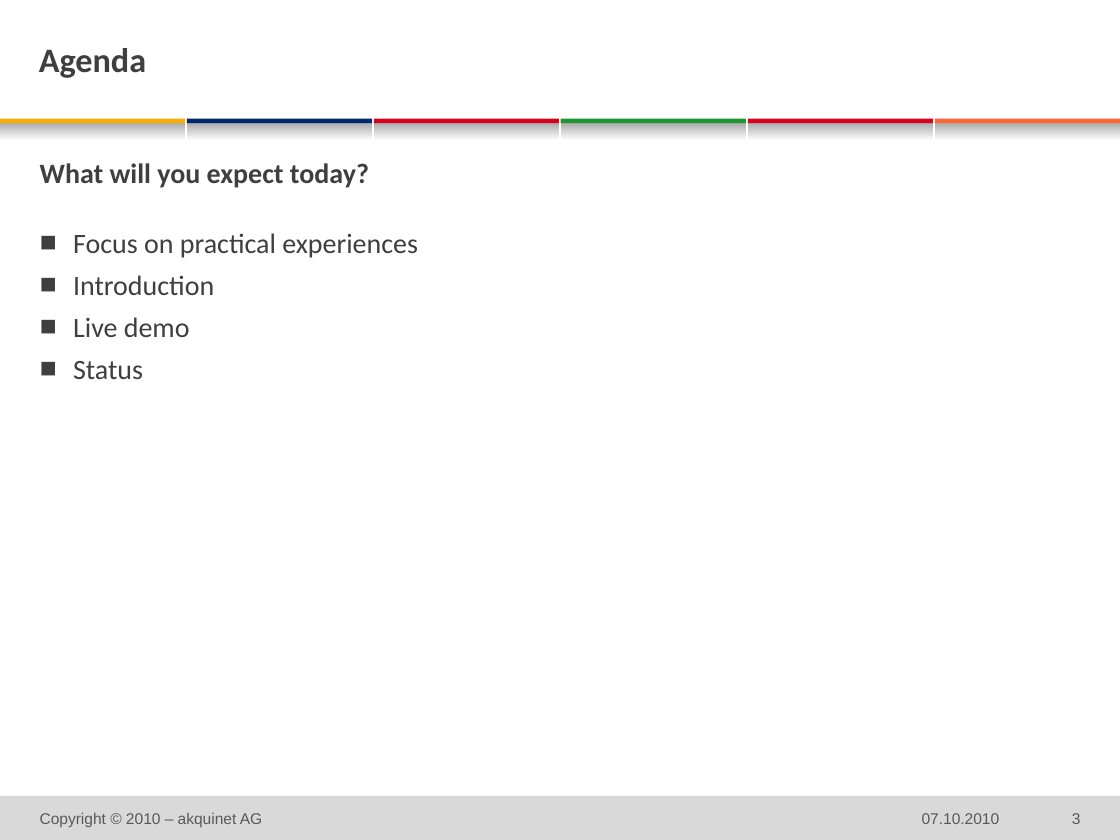
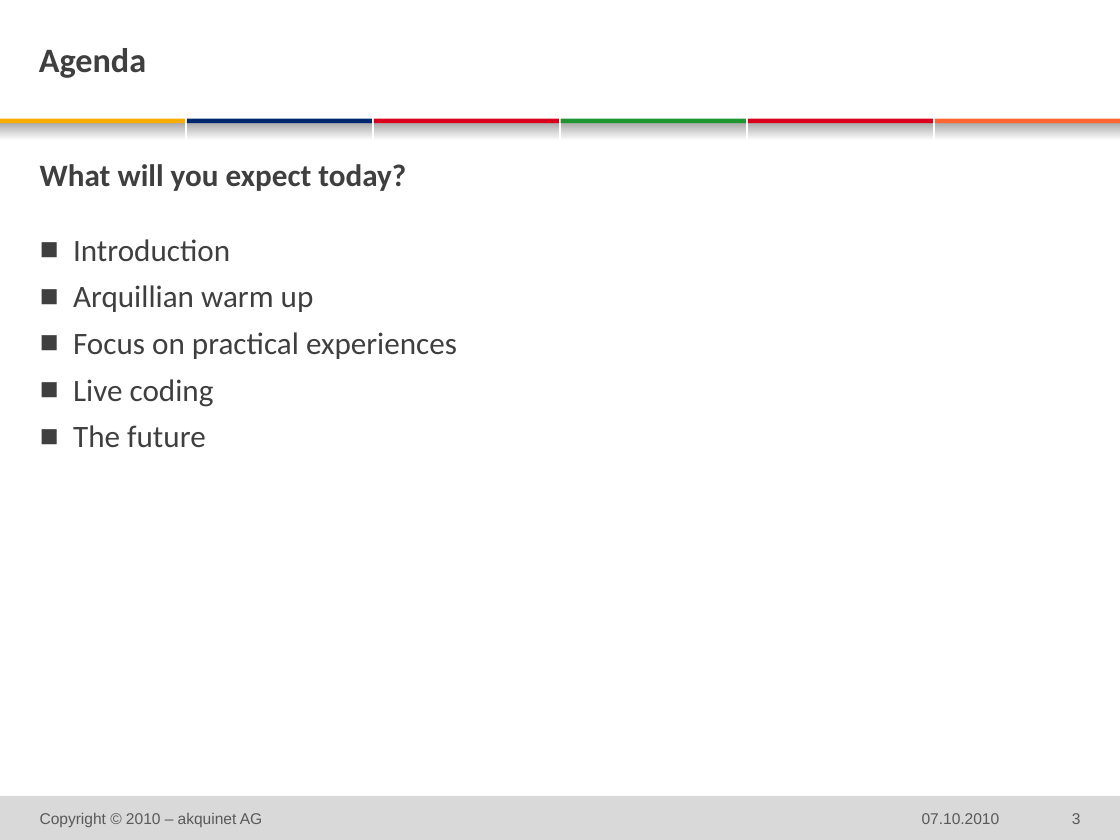
Before and after one commit to michaelschuetz/seamArquillian-judcon2010, a slide deck: slide 3 of doc/judcon_SeamArquillian.pptx. Drawn at 1120x840 pixels with LibreOffice and Linux fonts; fonts in the diff are those of the drawing; background and template pictures are left out. Boxes give left, top, right and bottom in pixels: in the first picture for what was removed or moved away, otherwise in the second. Text is boxed around its words. In the diff, an @@ line names an element or a change of style, - is before the commit and + after.

```diff
--- a/doc/judcon_SeamArquillian.pptx
+++ b/doc/judcon_SeamArquillian.pptx
@@ text at bbox=[40, 164, 457, 359]: size 18 to 20 pt in "What will you expect today?", "Focus on practical experiences" @@
@@ text at bbox=[73, 239, 314, 312]: paragraphs added @@
+  ■ Introduction
+  ■ Arquillian warm up
@@ text at bbox=[73, 379, 214, 447]: text changed; size 18 to 20 pt @@
-  ■ Introduction
-  ■ Live demo
-  ■ Status
+  ■ Live coding
+  ■ The future
```
Also in this commit, not shown: 11 other slides changed.
